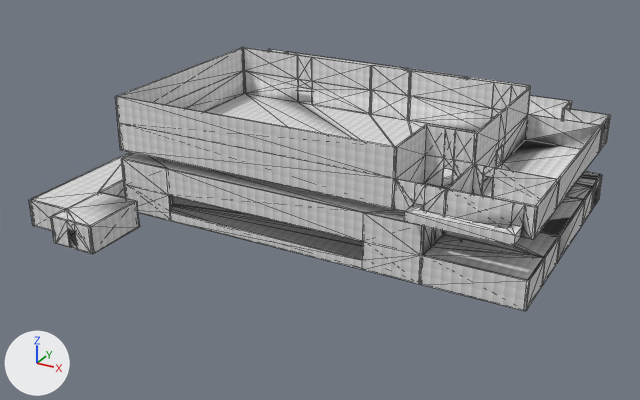
Renders of the OBJ model vongott/Assets/ImportOBJ/la_guardia_air_terminal.obj from each side of a commit.
One viewpoint serves both versions: a camera (50 mm lens) standing at (40.9, -87.3, 40.4) and looking at (-4.7, -4.4, -1.0). Lighting does not change. The marker at lower left points along +X, +Y and +Z. Mesh edges are drawn as thin lines. Where no turn or scale is listed for an object, it has been applied to the vertices.

The first picture shows 'map_la_guardia_air_terminal_Cube.001'.
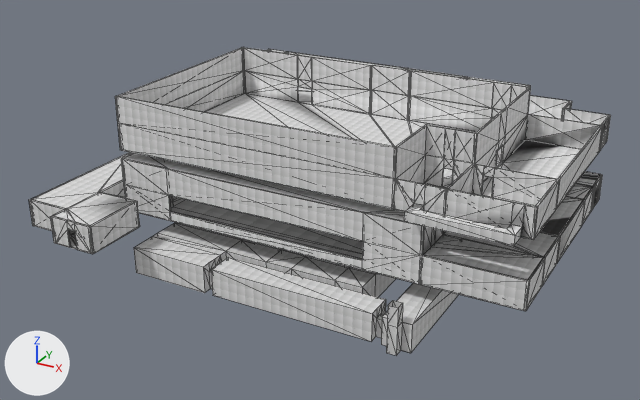
What differs and where, as boxes [x1, y1, x2, y2] in the pictures (640 x 400 px):
'map_la_guardia_air_terminal_Cube.001', reshaped (17% taller): before [29, 47, 611, 311]; after [29, 47, 611, 355]
part 1 of me_map_la_guardia_air_terminal_cube_001, built on: before [171, 196, 363, 259]; after [134, 196, 459, 355]

Edits to the bpy script that builds the scene:
```text
Change me_map_la_guardia_air_terminal_cube_001:
    used by ob_map_la_guardia_air_terminal_cube_001; location = (0.0, 0.0, 0.0)
    remove me_map_la_guardia_air_terminal_cube_001.from_pydata(...)  # 1000 vertices, 2426 faces; spans x -32.1..24.1, y -29.1..26.1, z 0.0..13.0
    add me_map_la_guardia_air_terminal_cube_001.from_pydata(...)  # 1204 vertices, 2856 faces; spans x -32.1..24.1, y -29.1..26.1, z -5.0..13.0
    me_map_la_guardia_air_terminal_cube_001 part 1
    33 faces are deleted
    84 vertices are added at x -17.0..15.0, y -24.0..4.9, z -5.0..-3.0
    72 new vertices lie (0.0, 0.0, 3.0) away from vertices in x -17.0..15.0, y -24.0..4.9, z -5.0
    8 new vertices lie (0.0, 0.0, 2.0) away from vertices in x -12.0..14.0, y -24.0..4.9, z -2.0
    8 new vertices lie (0.0, 1.0, 0.0) away from vertices in x -8.0..12.0, y -23.0, z -5.0..-2.0
    8 new vertices lie (0.0, 1.0, 0.0) away from vertices in x -8.0..12.0, y -22.0, z -5.0..-2.0
    8 new vertices lie (0.0, 0.0, -1.0) away from vertices in x -8.0..12.0, y -22.0..-21.0, z -2.0
    5 new vertices lie (-1.0, 0.0, 0.0) away from vertices in x -14.0..-8.0, y -11.0..-2.0, z -5.0..-2.0
    5 new vertices lie (-1.0, 0.0, 0.0) away from vertices in x -15.0..-9.0, y -11.0..-2.0, z -5.0..-2.0
    6 new vertices lie (0.0, 1.0, 0.0) away from vertices in x -16.0..-7.0, y -6.0, z -5.0..-4.0
    463 new faces join them
```
